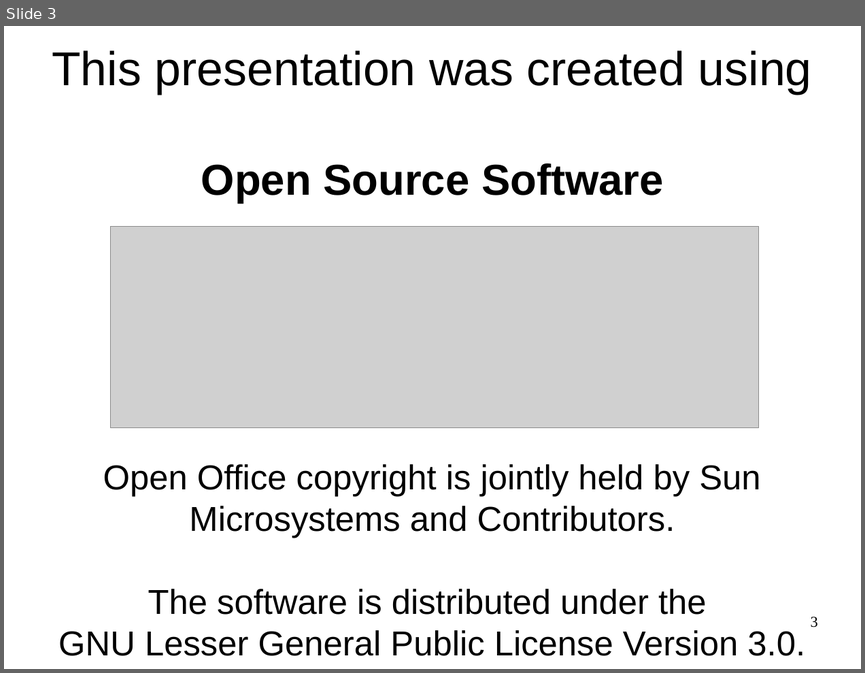
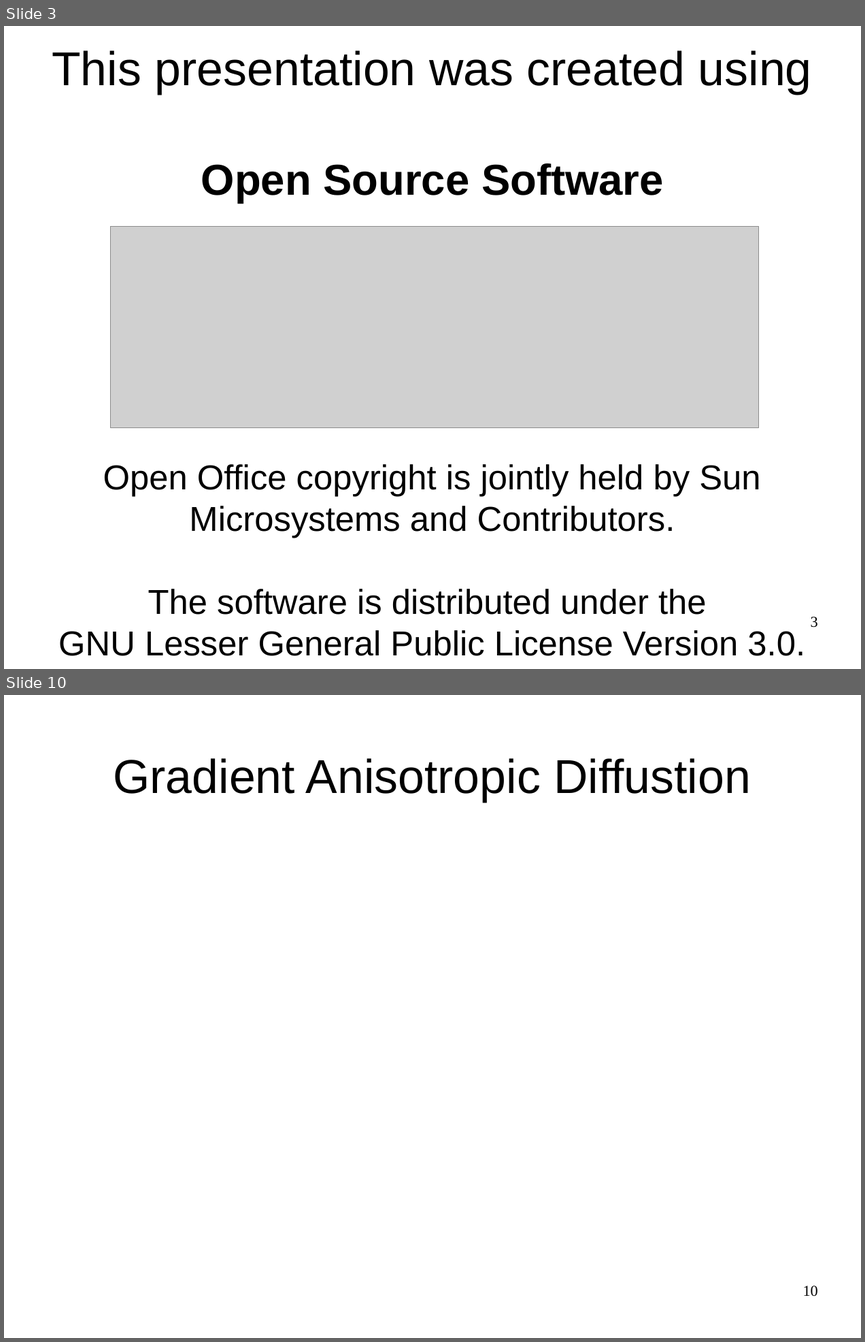
Before and after one commit to luisibanez/MicroscopyTutorial, a slide deck: Documents/MicroscopyImageAnalysis-HandsOnExercises.odp. Shown one above the other, each under a label of ours: slide 3 before the commit, slides 3 and 10 after it; the slides between them are not shown. The pictures are 865x673 and 865x1342 pixels, drawn with LibreOffice and Linux fonts; fonts in the diff are those of the drawing; grey boxes stand for pictures. Boxes give left, top, right and bottom in pixels: in the first picture for what was removed or moved away, otherwise in the second. Text is boxed around its words. In the diff, an @@ line names an element or a change of style, - is before the commit and + after.

```diff
--- a/Documents/MicroscopyImageAnalysis-HandsOnExercises.odp
+++ b/Documents/MicroscopyImageAnalysis-HandsOnExercises.odp
@@ slide 10 added at (x1=4, y1=695, x2=861, y2=1338), background #FFFFFF @@
@@ title added at (x1=113, y1=758, x2=751, y2=802), 44 pt, text #000000 @@
+Gradient Anisotropic Diffustion
@@ page number added at (x1=803, y1=1285, x2=818, y2=1296), 14 pt, text #000000 @@
+10
```
Also in this commit, not shown: 28 other slides added.
